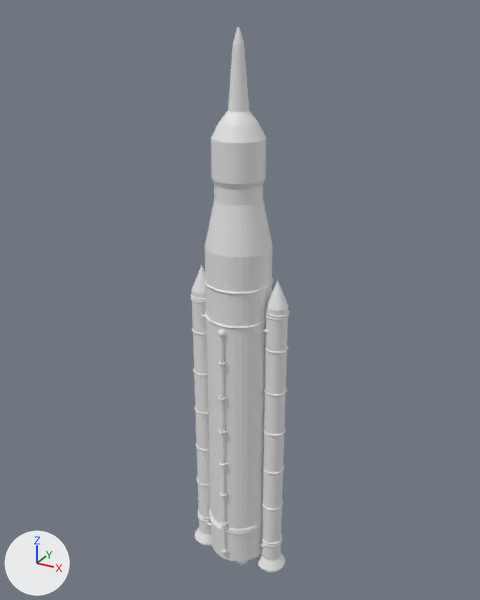
Before and after pictures for a commit that changed the Blender file obj_rocket_01.blend.
The view is the same before and after, from a 50 mm camera at (72.7, -131.5, 151.2) aimed at (-1.4, 3.3, 83.8). The lights are fixed; the arrows at lower left show +X, +Y and +Z. The picture after the commit comes second.
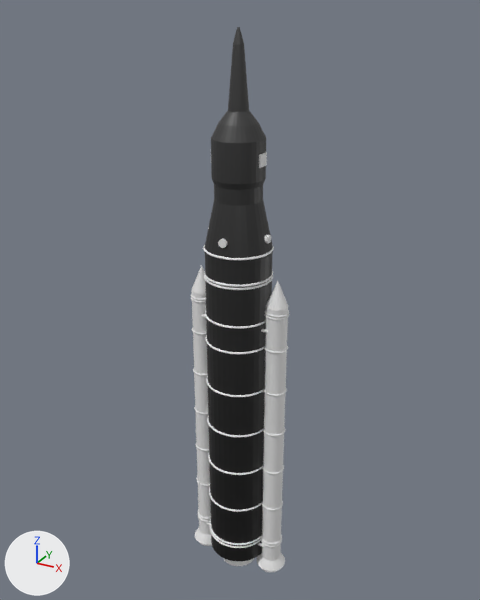
Commit message: adding colour

The change, as a diff of the scene's bpy script:
```diff
--- a/obj_rocket_01.blend.py
+++ b/obj_rocket_01.blend.py
@@ me_cylinder @@
 me_cylinder.from_pydata(...)  # 320 vertices, 290 faces; spans x -1.0..1.0, y -1.0..1.0, z -1.0..3.32
 # used by ob_cylinder; location = (0.0, 0.0, 40.7); scale = (8.08, 8.07, 32.1)
+# me_cylinder part 1: texture (UV) coordinates of 290 of 290 faces, centred in x -0.99..0.99, y -0.99..0.99, z -1.0..3.32, changed; they spanned u 0.0..1.0, v 0.01..1.0 and now span u 0.97..0.97, v 0.94..1.0
+me_cylinder.materials.append(mat_material_001)  # picture img_color_palette_png
@@ me_torus_036 @@
 me_torus_036.from_pydata(...)  # 576 vertices, 576 faces; spans x -1.25..1.25, y -1.25..1.25, z -0.25..0.25
+me_torus_036.materials.append(mat_material)  # white #e7e7e7
@@ ob_cylinder_001 @@
 ob_cylinder_001 = bpy.data.objects.new('Cylinder.001', me_cylinder_001)
-ob_cylinder_001.location = (-3.0, -2.6, 8.4)
-ob_cylinder_001.rotation_euler = (0.0, 0.0, -2.428)  # degrees (0, 0, -139)
-ob_cylinder_001.scale = (2.06, 2.06, 0.753)
+ob_cylinder_001.location = (0.1, 0.0, 102.3)
+ob_cylinder_001.rotation_euler = (0.0, -1.571, 0.0)  # degrees (0, -90, 0)
+ob_cylinder_001.scale = (1.0, 1.0, 7.97)
@@ ob_cylinder_003 @@
 ob_cylinder_003 = bpy.data.objects.new('Cylinder.003', me_cylinder_003)
-ob_cylinder_003.location = (2.6, -3.0, 8.4)
-ob_cylinder_003.rotation_euler = (0.0, 0.0, -2.428)  # degrees (0, 0, -139)
-ob_cylinder_003.scale = (2.06, 2.06, 0.753)
+ob_cylinder_003.location = (0.1, 0.0, 102.3)
+ob_cylinder_003.rotation_euler = (1.571, -1.571, 0.0)  # degrees (90, -90, 0)
+ob_cylinder_003.scale = (1.0, 1.0, 7.97)
@@ ob_cone_001 @@
-ob_cone_001 = bpy.data.objects.new('Cone.001', me_cone_002)
@@ ob_cone_003 @@
 ob_cone_003 = bpy.data.objects.new('Cone.003', me_cone_004)
-ob_cone_003.location = (3.0, 2.7, 7.4)
+ob_cone_003.location = (0.0, 0.0, 7.8)
 ob_cone_003.rotation_euler = (0.0, 0.0, -2.428)  # degrees (0, 0, -139)
-ob_cone_003.scale = (1.54, 1.54, 2.61)
+ob_cone_003.scale = (4.95, 4.95, 4.07)
@@ ob_sphere_001 @@
-ob_sphere_001 = bpy.data.objects.new('Sphere.001', me_sphere_001)
@@ ob_torus_024 @@
 ob_torus_024 = bpy.data.objects.new('Torus.024', me_torus_029)
-ob_torus_024.location = (0.0, -8.1, 72.0)
-ob_torus_024.scale = (0.83, 1.25, 1.0)
+ob_torus_024.location = (0.0, 0.0, 74.9)
+ob_torus_024.scale = (6.72, 6.72, 2.07)
@@ ob_torus_025 @@
 ob_torus_025 = bpy.data.objects.new('Torus.025', me_torus_030)
-ob_torus_025.location = (0.0, -8.1, 62.0)
-ob_torus_025.scale = (0.83, 1.25, 1.0)
+ob_torus_025.location = (0.0, 0.0, 62.8)
+ob_torus_025.scale = (6.72, 6.72, 2.07)
@@ ob_torus_026 @@
 ob_torus_026 = bpy.data.objects.new('Torus.026', me_torus_031)
-ob_torus_026.location = (0.0, -8.1, 52.0)
-ob_torus_026.scale = (0.83, 1.25, 1.0)
+ob_torus_026.location = (0.0, 0.0, 50.8)
+ob_torus_026.scale = (6.72, 6.72, 2.07)
@@ ob_torus_027 @@
 ob_torus_027 = bpy.data.objects.new('Torus.027', me_torus_032)
-ob_torus_027.location = (0.0, -8.1, 42.0)
-ob_torus_027.scale = (0.83, 1.25, 1.0)
+ob_torus_027.location = (0.0, 0.0, 38.9)
+ob_torus_027.scale = (6.72, 6.72, 2.07)
@@ ob_torus_028 @@
 ob_torus_028 = bpy.data.objects.new('Torus.028', me_torus_033)
-ob_torus_028.location = (0.0, -8.1, 32.0)
-ob_torus_028.scale = (0.83, 1.25, 1.0)
+ob_torus_028.location = (0.0, 0.0, 26.8)
+ob_torus_028.scale = (6.72, 6.72, 2.07)
@@ ob_torus_029 @@
 ob_torus_029 = bpy.data.objects.new('Torus.029', me_torus_034)
-ob_torus_029.location = (0.0, -8.1, 22.0)
-ob_torus_029.scale = (0.83, 1.25, 1.0)
+ob_torus_029.location = (0.0, 0.0, 99.0)
+ob_torus_029.scale = (6.72, 6.72, 2.07)
@@ ob_sphere_003 @@
-ob_sphere_003 = bpy.data.objects.new('Sphere.003', me_sphere_003)
@@ ob_cylinder_012 @@
-ob_cylinder_012 = bpy.data.objects.new('Cylinder.012', me_cylinder_007)
@@ ob_torus_035 @@
 ob_torus_035 = bpy.data.objects.new('Torus.035', me_torus_035)
-ob_torus_035.location = (0.0, 0.0, 20.1)
+ob_torus_035.location = (0.0, 0.0, 14.9)
 ob_torus_035.scale = (6.72, 6.72, 2.07)
@@ ob_torus_030 @@
 ob_torus_030 = bpy.data.objects.new('Torus.030', me_torus_036)
-ob_torus_030.location = (0.0, 0.0, 19.5)
+ob_torus_030.location = (0.0, 0.0, 91.7)
 ob_torus_030.scale = (6.72, 6.72, 2.07)
@@ ob_torus_031 @@
 ob_torus_031 = bpy.data.objects.new('Torus.031', me_torus_037)
-ob_torus_031.location = (0.0, 0.0, 19.0)
+ob_torus_031.location = (0.0, 0.0, 13.9)
 ob_torus_031.scale = (6.72, 6.72, 2.07)
@@ ob_torus_033 @@
 ob_torus_033 = bpy.data.objects.new('Torus.033', me_torus_041)
-ob_torus_033.location = (0.0, 0.0, 90.6)
+ob_torus_033.location = (0.0, 0.0, 92.5)
 ob_torus_033.scale = (6.72, 6.72, 2.07)
@@ ob_cube_001 @@
+ob_cube_001 = bpy.data.objects.new('Cube.001', me_cube_001)  # a box spanning x -1.0..1.0, y -1.0..1.0, z -1.0..1.0; in mat_material_003 (white #e7e7e7)
+ob_cube_001.location = (0.0, 0.0, 120.4)
+ob_cube_001.scale = (6.35, 1.53, 1.42)
```

Changed parts and their boxes [x1, y1, x2, y2] in the pictures (480 x 600 px):
'Cylinder', recoloured, surface changed (white to black): [205, 27, 273, 561] in both
'Cylinder.012', deleted: before [220, 337, 226, 550]
'Torus.033', moved (mostly hidden): before [204, 278, 273, 294]; after [204, 271, 273, 287]
'Torus.030', recoloured, moved (mostly hidden): before [209, 512, 262, 532]; after [204, 276, 273, 290]
'Torus.035', moved (mostly hidden): before [209, 507, 262, 531]; after [210, 520, 262, 545]
'Torus.029', moved, rescaled: before [220, 520, 228, 526]; after [203, 245, 274, 260]
'Torus.031', moved (mostly hidden): before [209, 513, 262, 534]; after [210, 529, 262, 548]
'Torus.024', moved, rescaled: before [218, 360, 227, 365]; after [205, 335, 265, 354]
'Torus.025', moved, rescaled: before [218, 395, 227, 400]; after [206, 376, 264, 397]
'Torus.027', moved, rescaled: before [219, 461, 227, 466]; after [208, 453, 263, 475]
'Torus.026', moved, rescaled: before [219, 428, 227, 434]; after [207, 417, 263, 437]
'Torus.028', moved, rescaled: before [220, 491, 228, 497]; after [209, 488, 262, 512]
'Cone.003', moved, rescaled (not visible before): after [223, 558, 254, 566]
'Cube.001', added: after [259, 152, 267, 168]
'Cylinder.003', moved, turned, rescaled (not visible before): after [218, 239, 227, 248]
'Sphere.001', deleted: before [218, 329, 226, 337]
'Cylinder.001', moved, turned, rescaled (not visible before): after [264, 235, 271, 244]
'Sphere.003', deleted: before [221, 548, 228, 554]
'Cone.001', deleted: before [237, 561, 247, 565]
